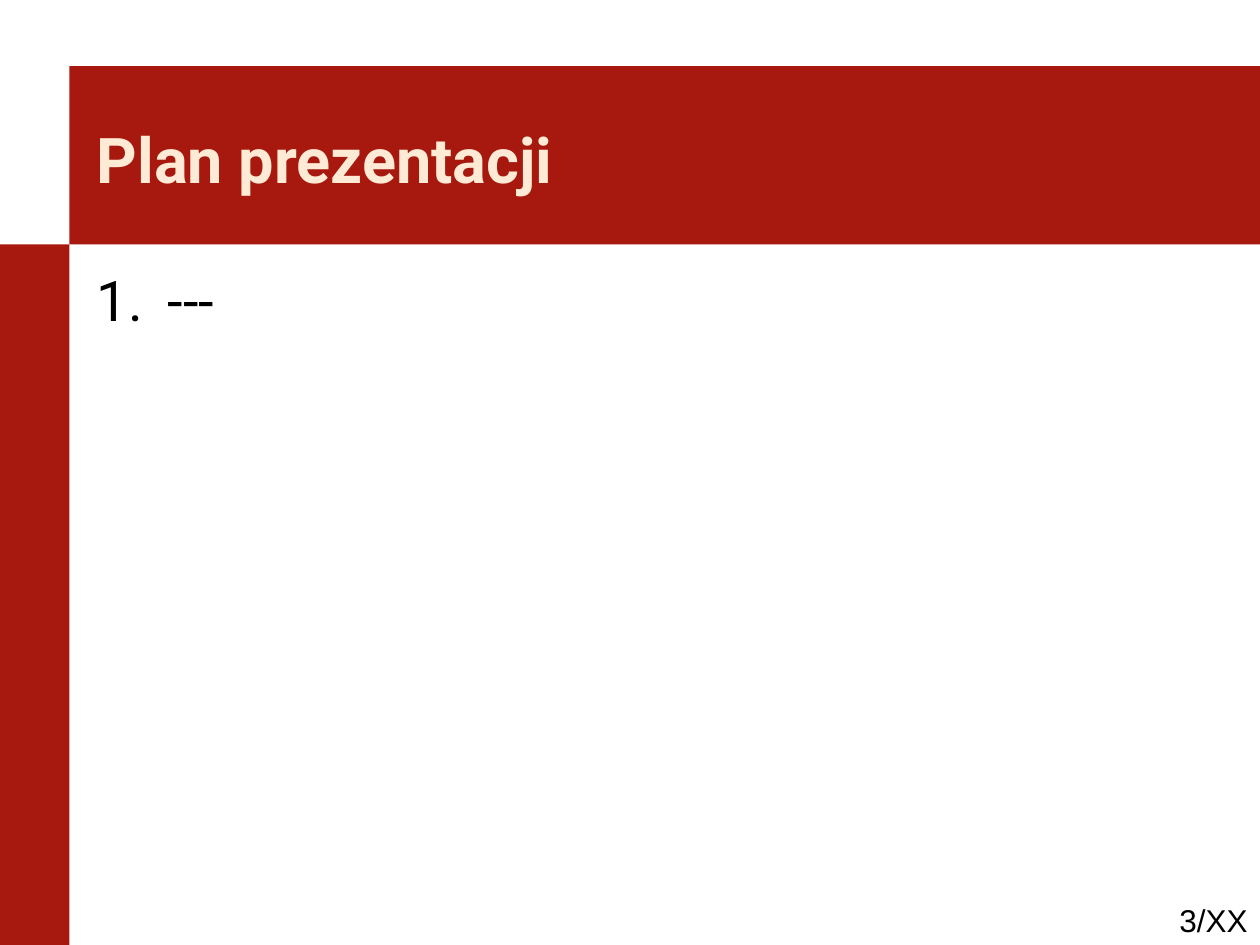
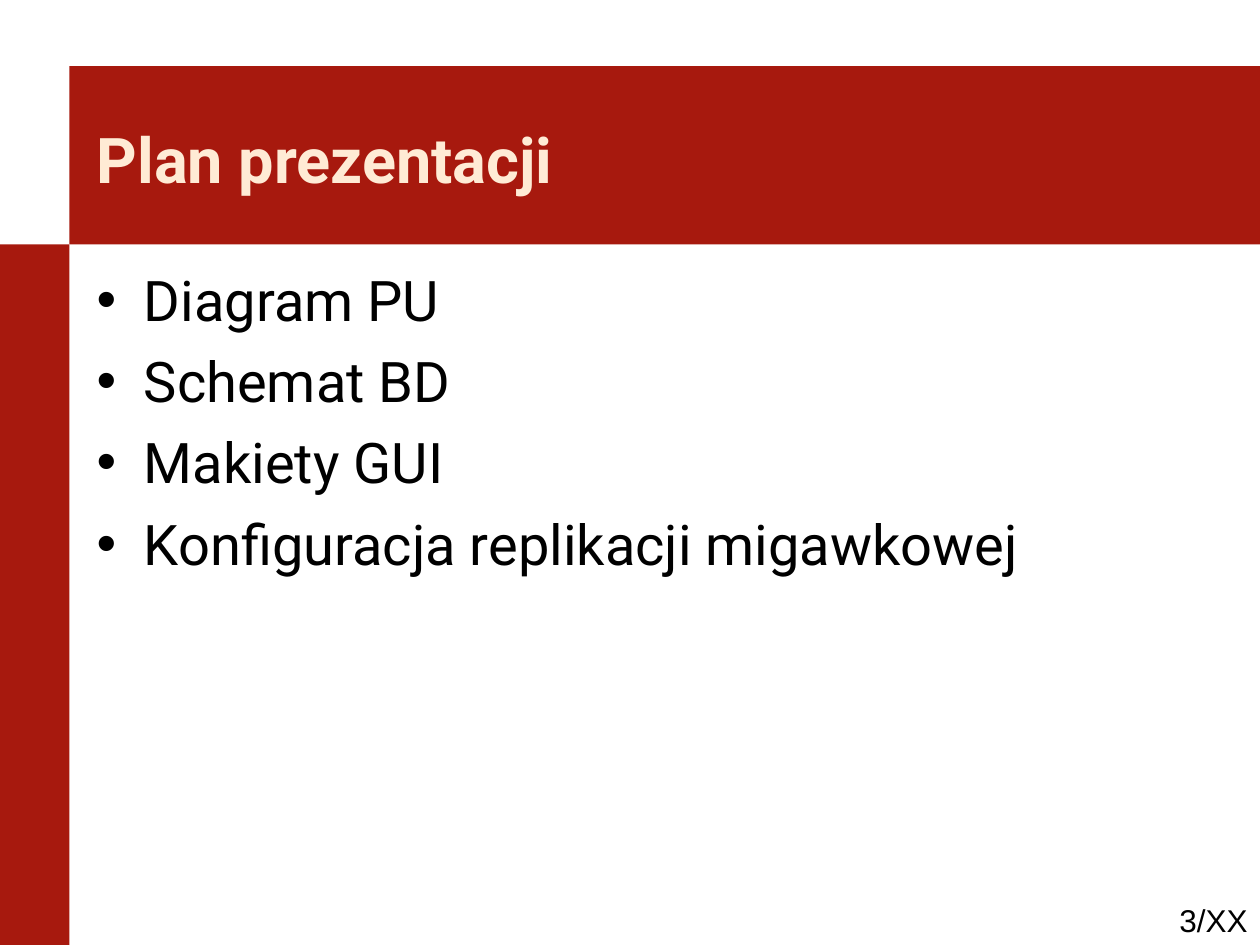
Before and after one commit to kaczanmo/projekt_bd_2013, a slide deck: slide 3 of prezentacja_2/prezentacja_2.ppt. Drawn at 1260x945 pixels with LibreOffice and Linux fonts; fonts in the diff are those of the drawing; background and template pictures are left out. Boxes give left, top, right and bottom in pixels: in the first picture for what was removed or moved away, otherwise in the second. Text is boxed around its words. In the diff, an @@ line names an element or a change of style, - is before the commit and + after.

Commit message:
- materialy na prezentację nr 2, plik konfiguracji replikacji (txt) - jest tam mniejwiecej co i jak

```diff
--- a/prezentacja_2/prezentacja_2.ppt
+++ b/prezentacja_2/prezentacja_2.ppt
@@ text removed at box(84, 260, 1245, 906) @@
-1. ---
@@ text added at box(144, 280, 1018, 577), 32 pt, text #000000 @@
+• Diagram PU
+• Schemat BD
+• Makiety GUI
+• Konfiguracja replikacji migawkowej
```
Also in this commit, not shown: 1 other slide changed, 17 slides added, 18 other files.
